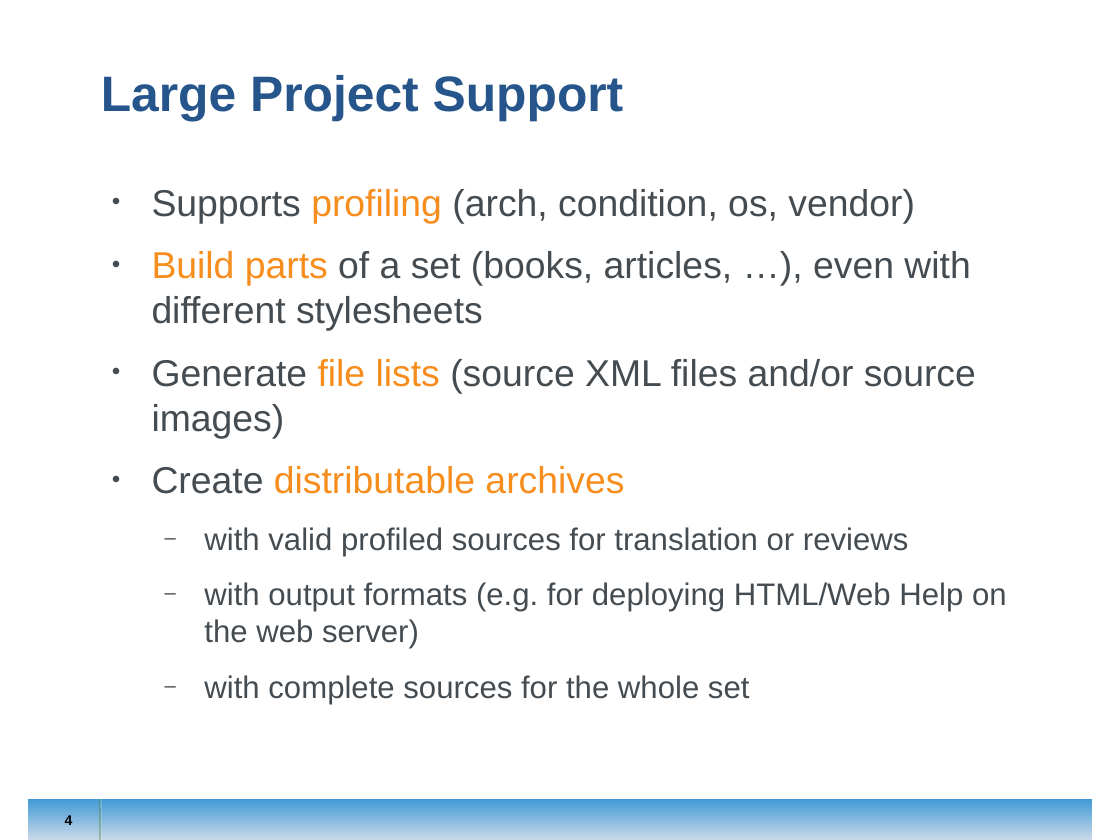
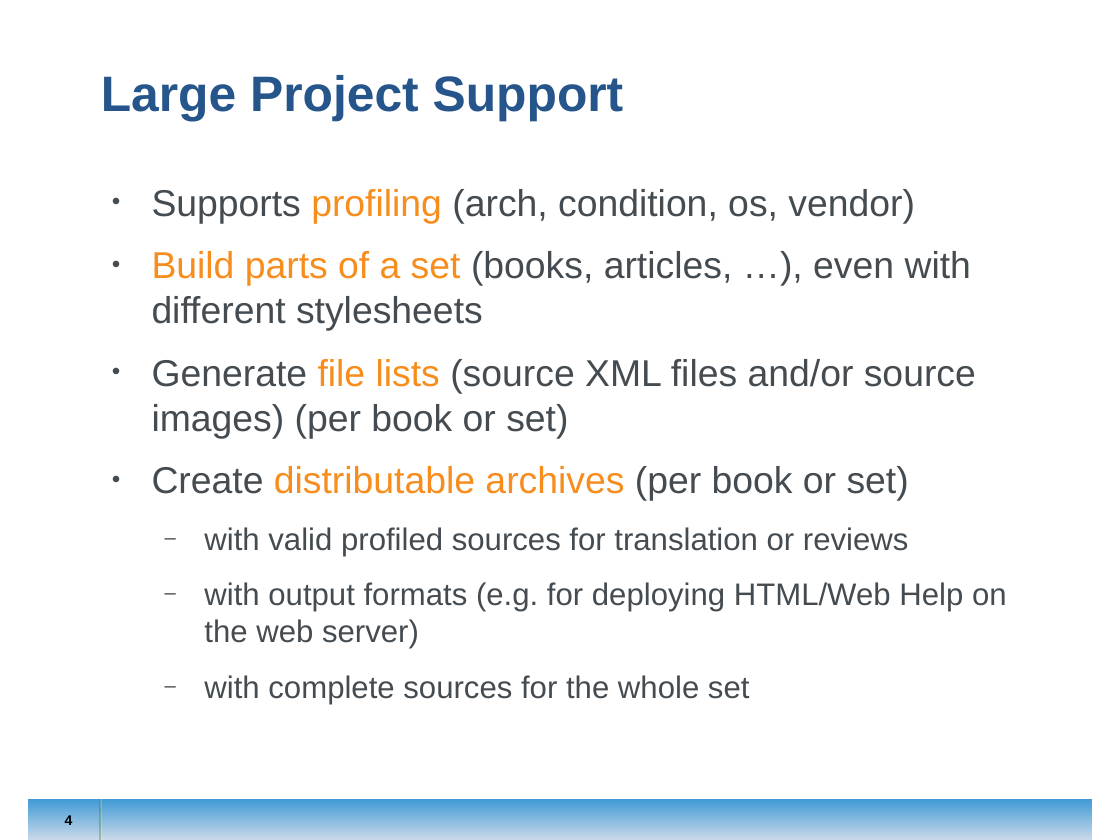
Before and after one commit to openSUSE/daps, a slide deck: slide 4 of doc/presentation/daps_linuxtag_2012.odp. Drawn at 1120x840 pixels with LibreOffice and Linux fonts; fonts in the diff are those of the drawing; background and template pictures are left out. Boxes give left, top, right and bottom in pixels: in the first picture for what was removed or moved away, otherwise in the second. Text is boxed around its words. In the diff, an @@ line names an element or a change of style, - is before the commit and + after.

```diff
--- a/doc/presentation/daps_linuxtag_2012.odp
+++ b/doc/presentation/daps_linuxtag_2012.odp
@@ text at (152,251,971,331): text colour #454C51 to #F78D1D in "of a set" @@
@@ text at (152,359,976,501): text changed @@
-• Generate file lists (source XML files and/or source images)
-• Create distributable archives
+• Generate file lists (source XML files and/or source images) (per book or set)
+• Create distributable archives (per book or set)
```
Also in this commit, not shown: 4 other slides changed.
